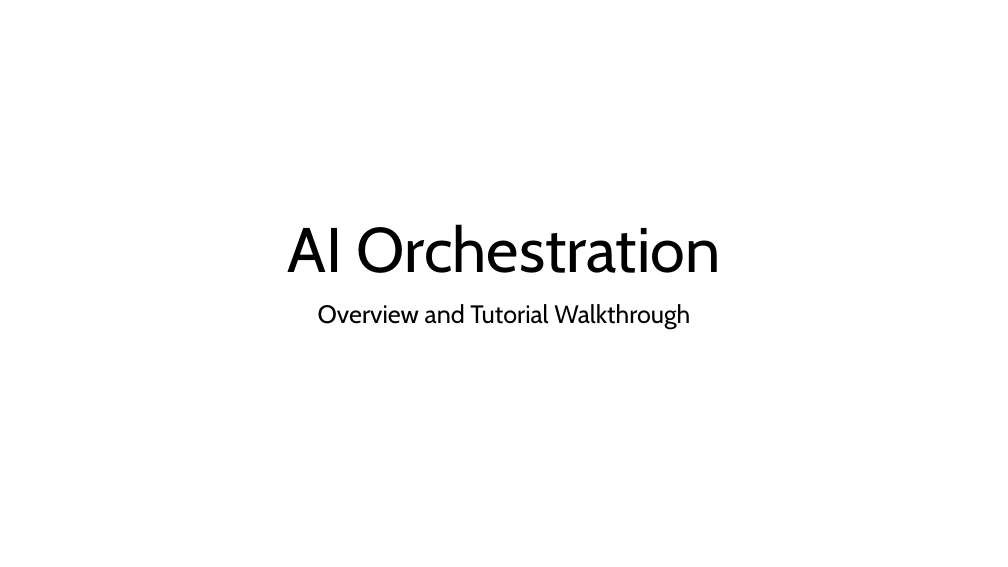
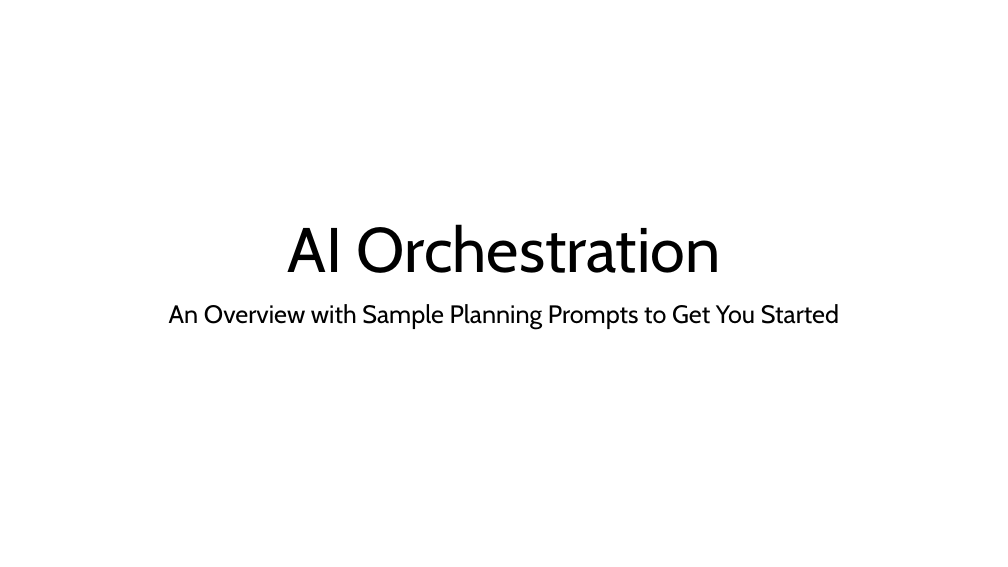
Before and after one commit to darndestdabbler/dabbler-ai-orchestration, a slide deck: slide 1 of docs/onboarding/ai-orchestration.pptx. Drawn at 1008x567 pixels with LibreOffice and Linux fonts; fonts in the diff are those of the drawing. Boxes give left, top, right and bottom in pixels: in the first picture for what was removed or moved away, otherwise in the second. Text is boxed around its words. In the diff, an @@ line names an element or a change of style, - is before the commit and + after.

Commit message:
Updated PowerPoint -- Sample Planning Prompts

```diff
--- a/docs/onboarding/ai-orchestration.pptx
+++ b/docs/onboarding/ai-orchestration.pptx
@@ subtitle at (x1=169, y1=304, x2=839, y2=329): text changed @@
-Overview and Tutorial Walkthrough
+An Overview with Sample Planning Prompts to Get You Started
```
Also in this commit, not shown: 3 slides added.
